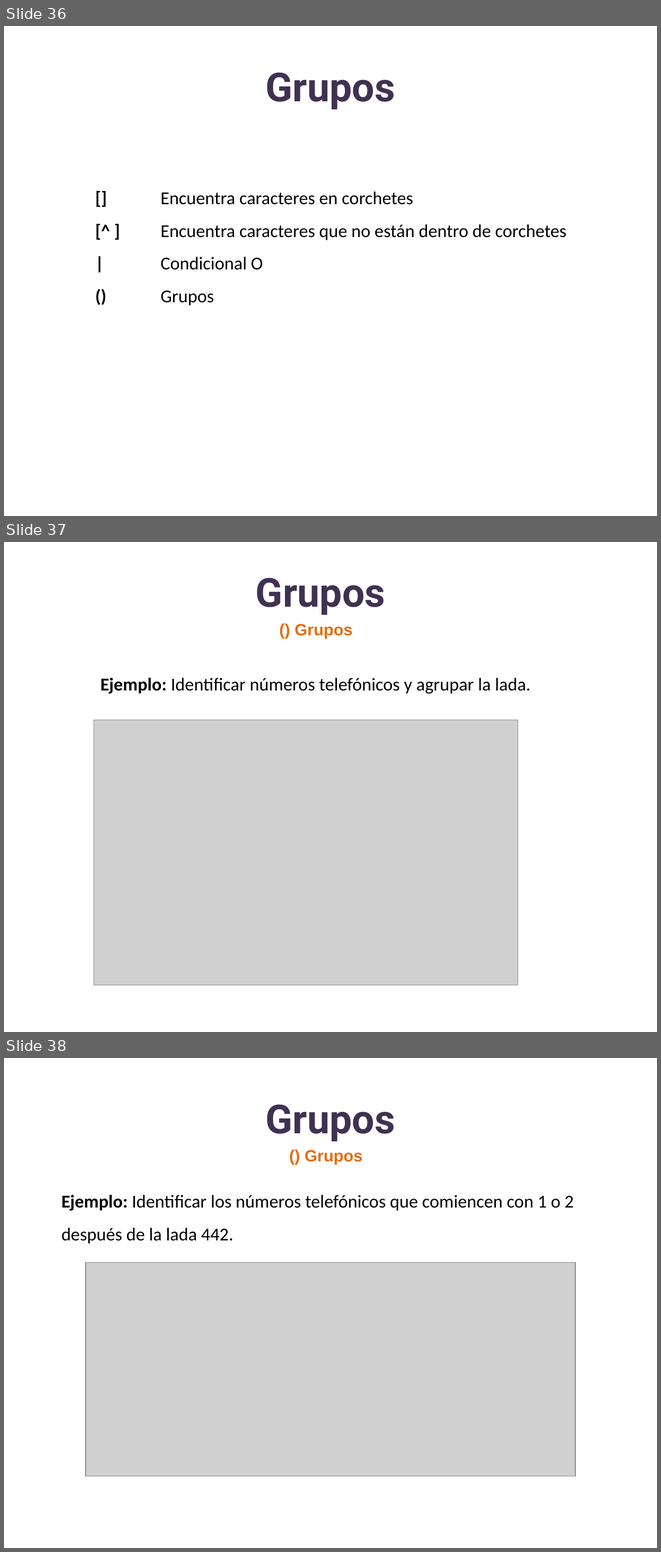
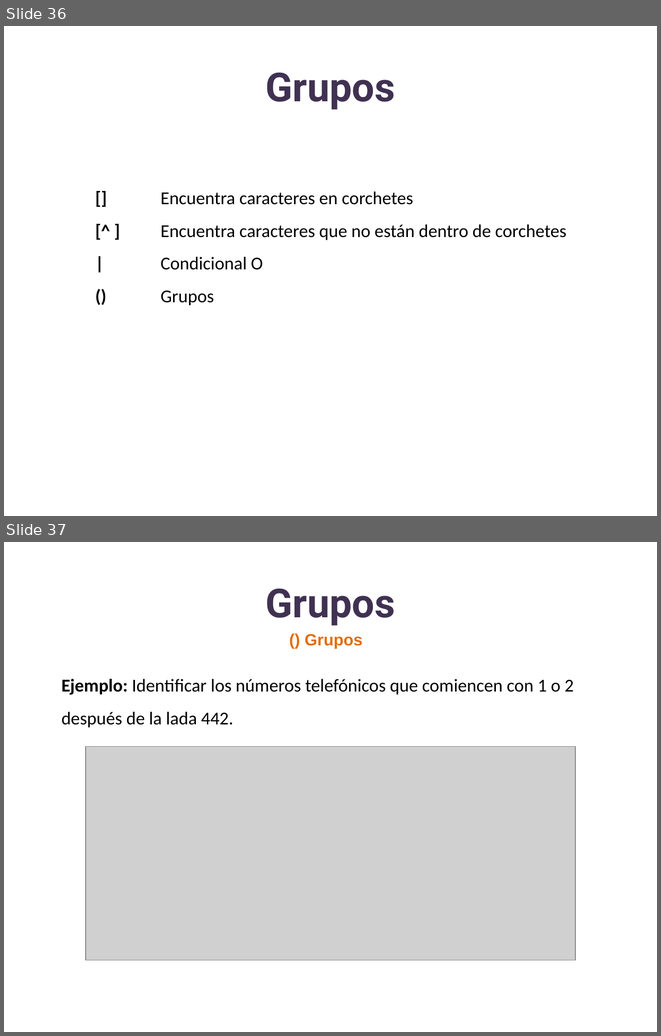
Before and after one commit to lizetheP/Analitica, a slide deck: CalendarioAgo25/presentaciones/18_Expresiones_regulares.pptx. Shown one above the other, each under a label of ours: slides 36, 37 and 38 before the commit, slides 36 and 37 after it. The pictures are 661x1552 and 661x1036 pixels, drawn with LibreOffice and Linux fonts; fonts in the diff are those of the drawing; grey boxes stand for pictures. Boxes give left, top, right and bottom in pixels: in the first picture for what was removed or moved away, otherwise in the second. Text is boxed around its words. In the diff, an @@ line names an element or a change of style, - is before the commit and + after.

```diff
--- a/CalendarioAgo25/presentaciones/18_Expresiones_regulares.pptx
+++ b/CalendarioAgo25/presentaciones/18_Expresiones_regulares.pptx
@@ slide 37 removed at <box>4,542,657,1032</box>, background #FFFFFF @@
@@ title removed at <box>256,578,386,615</box> @@
-Grupos
@@ text removed at <box>294,624,352,638</box> @@
-() Grupos
@@ text removed at <box>100,678,530,694</box> @@
-Ejemplo: Identificar números telefónicos y agrupar la lada.
@@ picture removed at <box>94,720,518,985</box> @@
@@ what was slide 38 is now slide 37 @@
```
Also in this commit, not shown: 6 slides changed, 1 slide added, 2 other slides removed, 3 other files.
